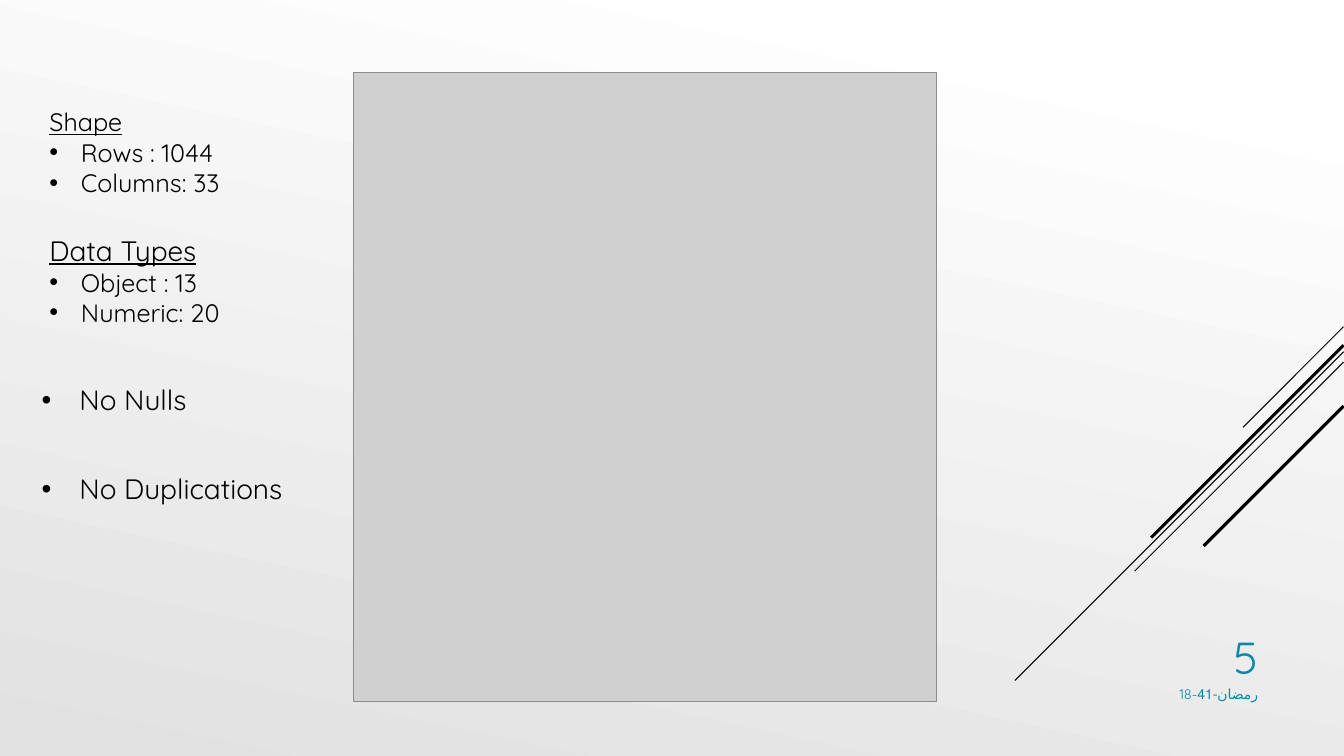
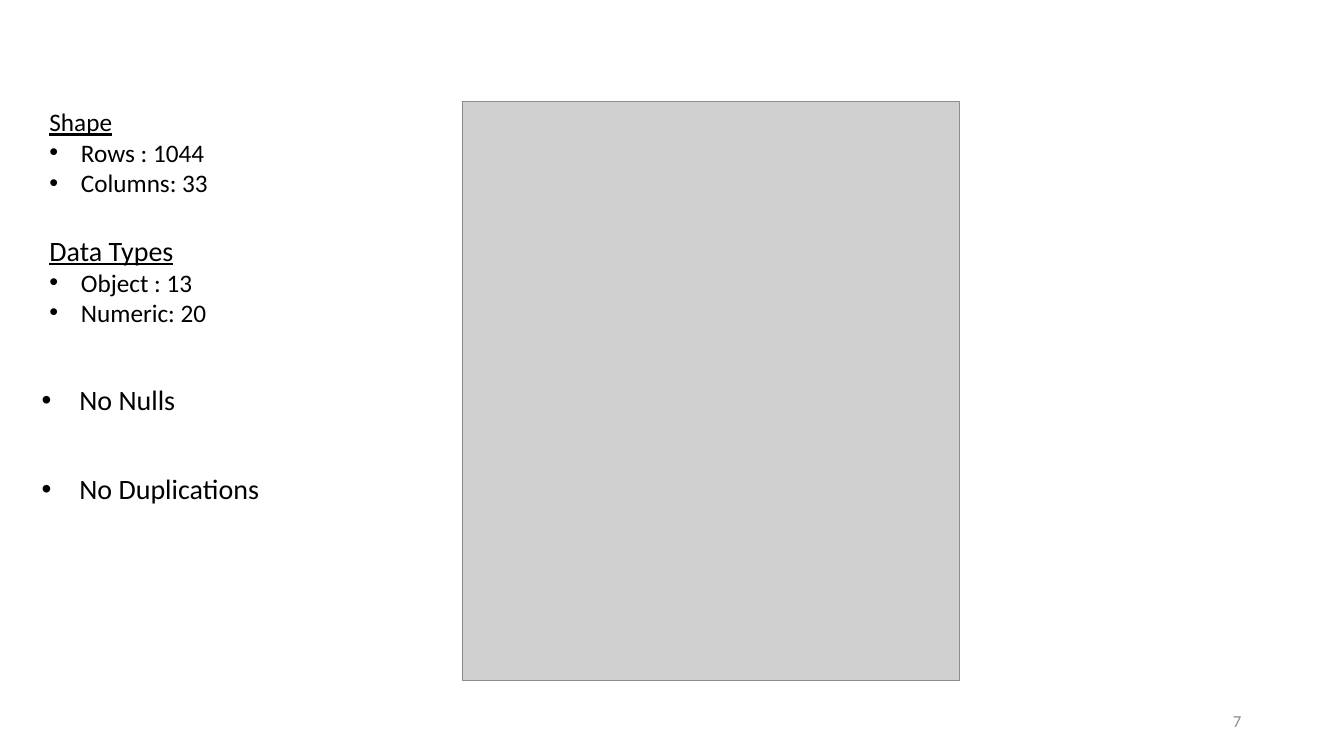
Before and after one commit to AdelAltuwaijri/StudentsPerformanceAnalysis, a slide deck: slide 7 of Student Performance Analysis Project.pptx (slide 5 before the commit). Drawn at 1344x756 pixels with LibreOffice and Linux fonts; fonts in the diff are those of the drawing; grey boxes stand for pictures. Boxes give left, top, right and bottom in pixels: in the first picture for what was removed or moved away, otherwise in the second. Text is boxed around its words. In the diff, an @@ line names an element or a change of style, - is before the commit and + after.

```diff
--- a/Student Performance Analysis Project.pptx
+++ b/Student Performance Analysis Project.pptx
@@ background gradient #FFFFFF to #E1E1E1 to #FFFFFF @@
@@ picture: place and size @@
-picture at <box>353,73,937,702</box>
+picture at <box>463,102,960,682</box>
@@ group removed at <box>1015,327,1344,681</box>: 5 lines @@
@@ font Quicksand to Calibri in 4 elements at <box>49,113,208,193</box>, <box>49,243,207,323</box>, <box>79,390,176,411</box>, <box>79,479,259,504</box> @@
@@ page number removed at <box>1234,642,1259,674</box> @@
-5
@@ text removed at <box>1179,688,1258,703</box> @@
-18-رمضان-41
@@ page number added at <box>1233,716,1241,727</box>, 12 pt, text #8C8C8C @@
+7
```
Also in this commit, not shown: 12 other slides changed, 7 slides added, 1 slide removed, 7 other files.
